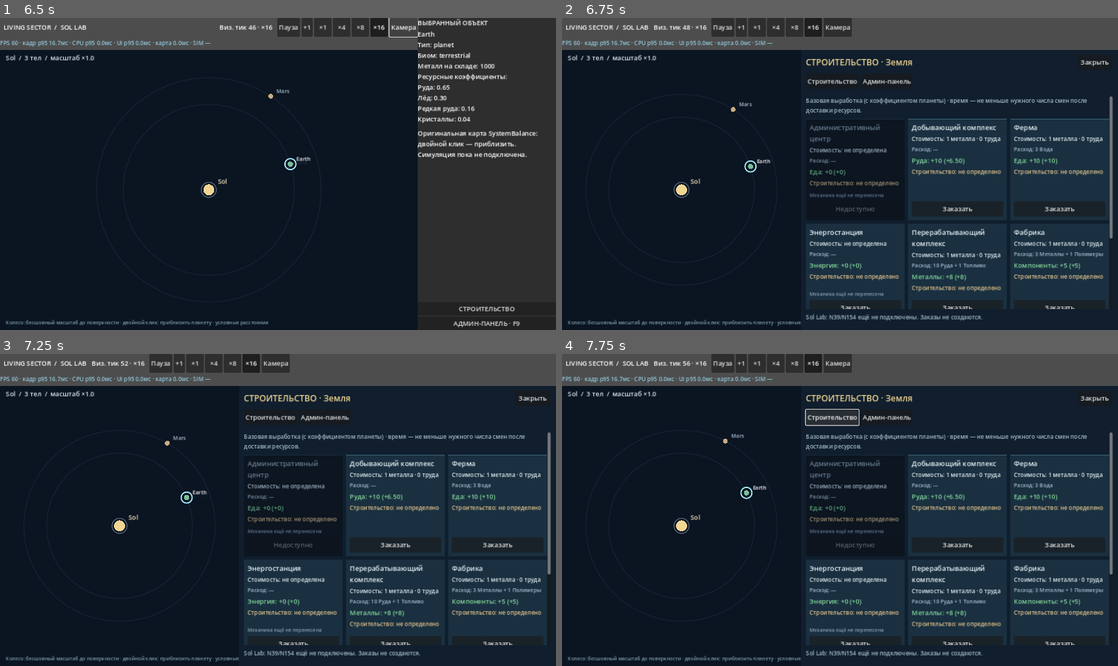
Above: before the commit, frames 1-4 (two rows, left to right).
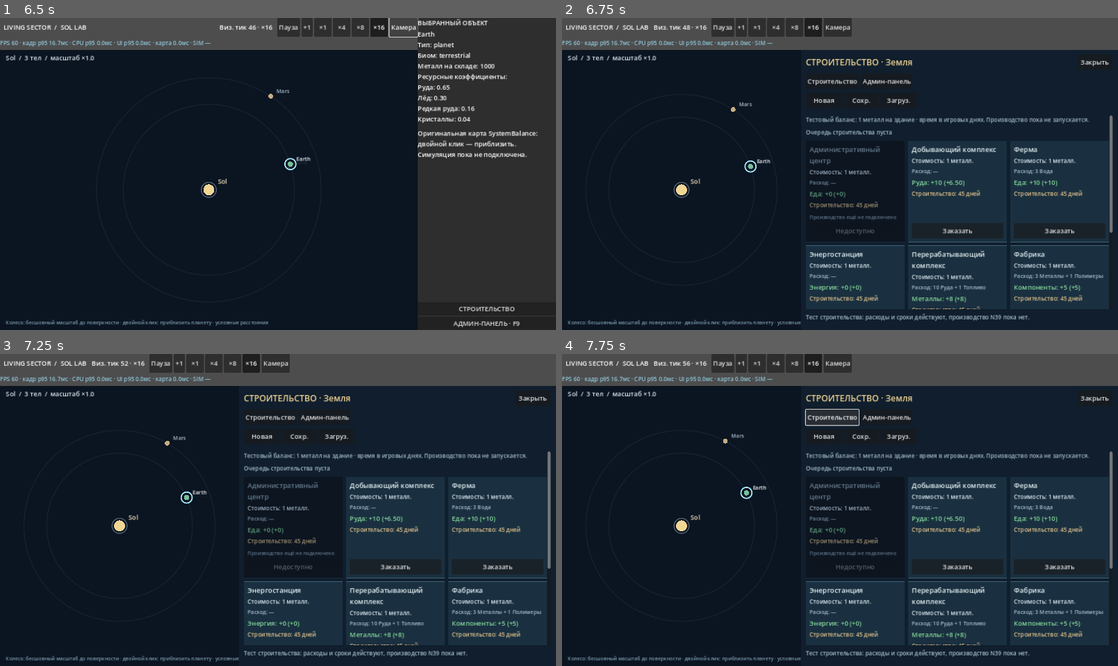
Above: after the commit, the same moments.

Repository: Mefits/Living-Sector
Game: Godot game, scene res://scenes/main.tscn
The game is run twice, just before and just after one commit, with the same random seed, the same clock (stepped at 60 frames per second) and the same inputs.
Inputs:
- Up to frame 1 (6.5 s): click "Пауза" at 0.5 s; click "Продолжить" at 1.25 s; click "+1" at 2 s; click "×1" at 2.75 s; click "×4" at 3.5 s; click "×8" at 4.25 s; click "×16" at 5 s; click "Камера" at 5.75 s
- Up to frame 2 (6.75 s): click "СТРОИТЕЛЬСТВО" at 6.5 s
- Up to frame 3 (7.25 s): no input
- Up to frame 4 (7.75 s): click "Строительство" at 7.25 s

Frame 1 is identical in both runs. In frame 2, 8.8% of the frame differs, in the area x 43-100%, y 25-98%; in frame 3, 8.8%; in frame 4, 8.8%.

Commit message:
feat(sol-lab): hook construction catalog with one-metal costs, 45-day duration and live queue [skip ci]

Diff:
--- a/sol_lab/scripts/building_browser.gd
+++ b/sol_lab/scripts/building_browser.gd
@@ -4,9 +4,17 @@
 signal reset_requested
 signal values_changed
 signal close_requested
+signal build_requested(body_id: String, building_id: String)
+signal save_game_requested
+signal load_game_requested
+signal new_game_requested
 
 const Model = preload("res://scripts/sol_building_model.gd")
+const Calendar = preload("res://scripts/sol_calendar.gd")
 var world: Dictionary = {}
+var active_sites: Array = []
+var now_native: float = 0.0
+var queue_panel: VBoxContainer
 var config: Dictionary = {}
 var body_id: String = "earth"
 var page: String = "build"
@@ -45,6 +53,11 @@
  layout.add_child(navigation)
  _button(navigation, "Строительство", _navigate.bind("build"))
  _button(navigation, "Админ-панель", _navigate.bind("admin_buildings"))
+ var game_controls := HBoxContainer.new()
+ layout.add_child(game_controls)
+ _button(game_controls, "Новая", func(): new_game_requested.emit())
+ _button(game_controls, "Сохр.", func(): save_game_requested.emit())
+ _button(game_controls, "Загруз.", func(): load_game_requested.emit())
 
  tabs = HBoxContainer.new()
  tabs.add_theme_constant_override("separation", 4)
@@ -71,6 +84,22 @@
  body_id = selected_id
  _navigate("admin_buildings" if admin else "build")
  show()
+
+func set_construction_state(source_world: Dictionary,
+        pending_sites: Array, current_native: float) -> void:
+ world = source_world
+ active_sites = pending_sites.duplicate(true)
+ now_native = current_native
+ if visible and page == "build" and queue_panel != null:
+  _refresh_queue()
+
+func show_order_result(result: Dictionary) -> void:
+ var message: String = str(result.get("reason", ""))
+ if bool(result.get("ok", false)):
+  _navigate("build")
+  message = "Стройка начата: списано %d металла · %d дней." % [
+   int(result.get("spent", 0)), int(result.get("days", 0))]
+ feedback.text = message
 
 func select_planet(new_id: String) -> void:
  if new_id == body_id:
@@ -116,9 +145,10 @@
  card_nodes.clear()
  output_labels.clear()
  time_labels.clear()
+ queue_panel = null
  grid = null
  scroll.scroll_vertical = 0
- feedback.text = "Sol Lab: N39/N154 ещё не подключены. Заказы не создаются."
+ feedback.text = "Тест строительства: расходы и сроки действуют, производство N39 пока нет."
  var planet_name: String = ("Земля" if body_id == "earth"
   else ("Луна" if body_id == "luna" else "Марс"))
  if page == "build":
@@ -144,9 +174,12 @@
   _button(footer, "Сброс", func(): reset_requested.emit())
 
 func _cards(editable: bool) -> void:
- _label(cards_root, "Базовая выработка (с коэффициентом планеты) · " +
-  "время — не меньше нужного числа смен после доставки ресурсов.", 14,
-  Color("#a3b9c7"))
+ _label(cards_root, "Тестовый баланс: 1 металл на здание · время в игровых днях." +
+  " Производство пока не запускается.", 14, Color("#a3b9c7"))
+ if not editable:
+  queue_panel = VBoxContainer.new()
+  cards_root.add_child(queue_panel)
+  _refresh_queue()
  grid = GridContainer.new()
  grid.columns = 3
  grid.size_flags_horizontal = Control.SIZE_EXPAND_FILL
@@ -175,8 +208,8 @@
   if editable:
    _spin(stack, "Металлы", float(row.get("metals", 0)),
     _edit_building.bind(id, "metals"), 1, 100000)
-   _spin(stack, "Труд", float(row.get("labor", 0)),
-    _edit_building.bind(id, "labor"), 1, 100000)
+   _spin(stack, "Дней", float(row.get("days", 45)),
+    _edit_building.bind(id, "days"), 1, 100000)
    for resource in building.get("inputs", {}).keys():
     var key: String = "input_" + str(resource)
     _spin(stack, "Расход " + Model.resource_label(str(resource)),
@@ -185,9 +218,8 @@
     _spin(stack, "Базовый выпуск", float(row.get("base", 0)),
      _edit_building.bind(id, "base"), 1, 100000)
   else:
-   _label(stack, ("Стоимость: %d металла · %d труда" % [
-    int(row.get("metals", 0)), int(row.get("labor", 0))])
-    if bool(building["ported"]) else "Стоимость: не определена", 14)
+   _label(stack, "Стоимость: %d металл." % int(
+    row.get("metals", 1)), 14)
    var inputs: Array[String] = []
    for resource in building.get("inputs", {}).keys():
     inputs.append("%d %s" % [
@@ -204,11 +236,12 @@
   spacer.size_flags_vertical = Control.SIZE_EXPAND_FILL
   stack.add_child(spacer)
   if not bool(building["ported"]):
-   _label(stack, "Механика ещё не перенесена", 12,
+   _label(stack, "Производство ещё не подключено", 12,
     Color("#889eae"))
   if not editable:
    var action := _button(stack,
-    "Заказать" if available else "Недоступно", _not_connected)
+    "Заказать" if available else "Недоступно",
+    _request_build.bind(id))
    action.disabled = not available
    if not available:
     card.modulate = Color(0.71, 0.74, 0.79, 1.0)
@@ -225,7 +258,7 @@
  for card in card_nodes:
   if is_instance_valid(card):
    card.custom_minimum_size = Vector2(maxf(145.0, cell_width),
-    420.0 if page == "admin_buildings" else 235.0)
+    385.0 if page == "admin_buildings" else 235.0)
 
 func _production(building: Dictionary) -> String:
  var resource: String = str(building["product"])
@@ -238,19 +271,49 @@
   Model.resource_label(resource), _number(base), _number(derived)]
 
 func _construction_time(building: Dictionary) -> String:
- var minimum: int = Model.minimum_construction_shifts(
-  building, config["buildings"])
- if minimum < 0:
-  return "Строительство: не определено"
- return "Строительство: от %d смен" % minimum
+ var days: int = Model.construction_days(building, config["buildings"])
+ return "Строительство: %d дней" % days
 
 func _number(value: float) -> String:
  if is_equal_approx(value, roundf(value)):
   return str(int(roundf(value)))
  return "%.2f" % value
 
-func _not_connected() -> void:
- feedback.text = "Заказ не выполнен: N39/N154 не подключены. Ресурсы не списаны."
+func _request_build(building_id: String) -> void:
+ build_requested.emit(body_id, building_id)
+
+func _refresh_queue() -> void:
+ if queue_panel == null or not is_instance_valid(queue_panel):
+  return
+ _clear(queue_panel)
+ var has_any: bool = false
+ for entry in active_sites:
+  if str(entry.get("body", "")) != body_id:
+   continue
+  has_any = true
+  var panel := VBoxContainer.new()
+  panel.add_theme_constant_override("separation", 2)
+  queue_panel.add_child(panel)
+  var start: float = float(entry.get("start_native", now_native))
+  var finish: float = float(entry.get("finish_native", start))
+  var completion: float = 1.0
+  if finish > start:
+   completion = clampf((now_native - start) / (finish - start),
+    0.0, 1.0)
+  var left: int = Calendar.days_remaining(now_native, finish)
+  _label(panel, "%s · осталось %d дн." % [
+   str(entry.get("name", "Стройплощадка")), left],
+   14, Color("#eed6a1"))
+  var bar := ProgressBar.new()
+  bar.custom_minimum_size = Vector2(0, 15)
+  bar.show_percentage = true
+  bar.min_value = 0.0
+  bar.max_value = 100.0
+  bar.value = completion * 100.0
+  panel.add_child(bar)
+ if not has_any:
+  _label(queue_panel, "Очередь строительства пуста", 14,
+   Color("#a4bdcc"))
 
 func _spin(parent: Node, caption: String, value: float, changed: Callable,
         step_value: float, maximum: float) -> void:
@@ -260,7 +323,7 @@
  var name := _label(row, caption, 13)
  name.size_flags_horizontal = Control.SIZE_EXPAND_FILL
  var field := SpinBox.new()
- field.min_value = 0.0
+ field.min_value = 1.0 if caption in ["Металлы", "Дней"] else 0.0
  field.max_value = maximum
  field.step = step_value
  field.rounded = step_value >= 1.0
